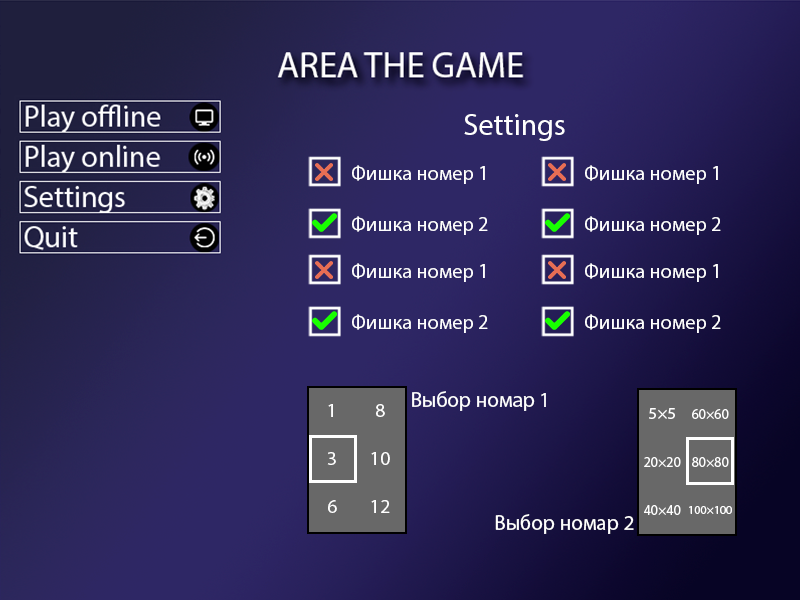
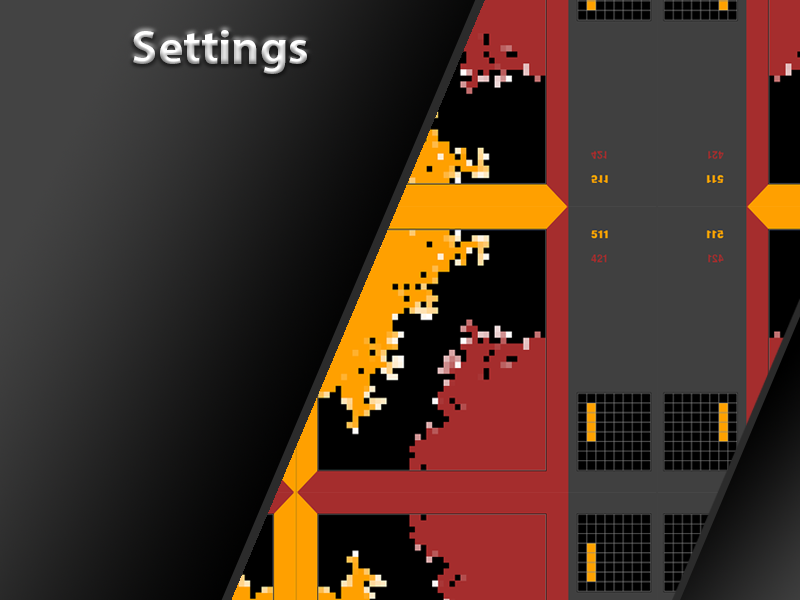
The second 800 × 600 image is a revision of the first. Changes to its layers:
removed group "Фишки" (36 layers) over [131, 16, 800, 524]
removed group "Группа 1 копия 7" (4 layers) from group "Фишки" over [364, 114, 800, 524]
added group "Группа 2" with 6 layers above "Группа 1" over [0, 0, 800, 600]
moved "Слой 2" (in "Группа 2") into group "Группа 2", painted on it, masked it over [364, 114, 800, 600]
removed group "Группа 1 копия 5" (4 layers) from group "Фишки" over [131, 114, 677, 524]
removed layer "Слой 2" (2nd of 4, in "Фишки" › "Группа 1 копия 5") from group "Группа 1 копия 5" over [131, 114, 677, 524]
removed group "Группа 1 копия 3" (4 layers) from group "Фишки" over [364, 16, 800, 426]
renamed "check" to "Слой 3 копия", moved it into group "Группа 2", painted on it over [0, 0, 800, 600]
removed layer "Слой 2" (3rd of 4, in "Фишки" › "Группа 1 копия 3") from group "Группа 1 копия 3" over [364, 16, 800, 426]
renamed "Слой 2" to "Слой 1", moved it into group "Группа 2", painted on it, masked it over [0, 0, 677, 600]
renamed "cross" to "Слой 3", moved it into group "Группа 2", painted on it over [0, 0, 800, 600]
renamed "Слой 1" to "Слой 1 копия", moved it into group "Группа 2", painted on it, unmasked it over [9, 0, 574, 600]
renamed "Группа 1 копия" to "Группа 1", moved it out of group "Фишки" over [0, 0, 800, 600]
renamed "Фишка номер 2" to "Screenshot_36 копия 7", painted on it over [0, 0, 488, 235]
renamed "Слой 1" to "Screenshot_36 копия 5", painted on it, unmasked it over [0, 208, 341, 600]
removed group "Группа 3" (2 layers) over [0, 0, 800, 600]
renamed "Settings" to "Screenshot_36 копия", moved it into group "Группа 1", painted on it over [295, 114, 658, 600]
removed layer "Screenshot_34" from group "Группа 3" over [0, 0, 800, 600]
added layer "Screenshot_36" in group "Группа 1" over [295, 207, 658, 492]
…and 71 more changes (4 added, 2 mask, 3 painted, 64 removed, 3 renamed, 3 stack)
